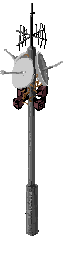
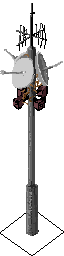
Layers edited between the first and the second 64×256 image:
painted on "Layer 3" over [0, 212, 64, 256]
